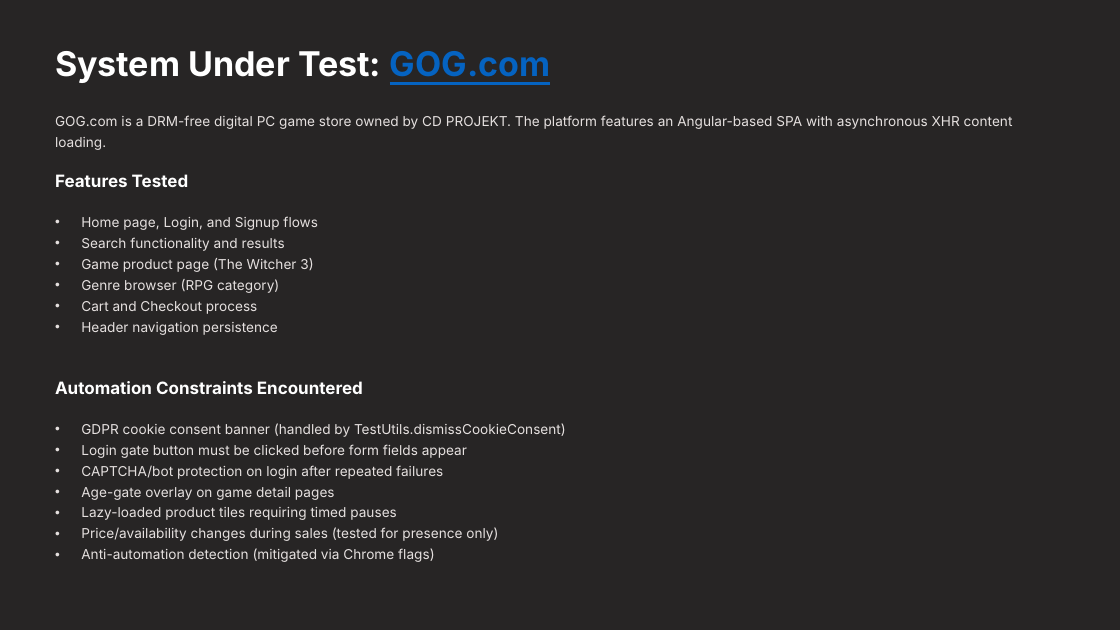
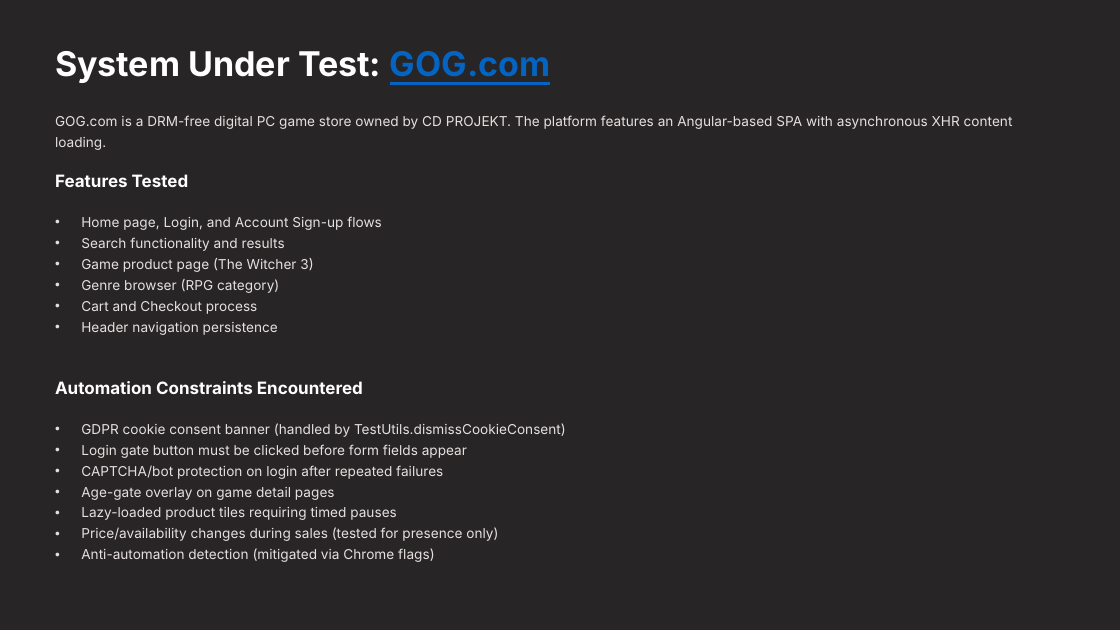
Before and after one commit to DennisKerry/GOG-Tester, a slide deck: slide 6 of doc/Automated-End-to-End-Testing-of-GOGcom.pptx. Drawn at 1120x630 pixels with LibreOffice and Linux fonts; fonts in the diff are those of the drawing; background and template pictures are left out. Boxes give left, top, right and bottom in pixels: in the first picture for what was removed or moved away, otherwise in the second. Text is boxed around its words. In the diff, an @@ line names an element or a change of style, - is before the commit and + after.

```diff
--- a/doc/Automated-End-to-End-Testing-of-GOGcom.pptx
+++ b/doc/Automated-End-to-End-Testing-of-GOGcom.pptx
@@ text at (81,216,382,230): text changed @@
-• Home page, Login, and Signup flows
+• Home page, Login, and Account Sign-up flows
```
Also in this commit, not shown: 1 other slide changed, 1 slide added, 2 other files.
